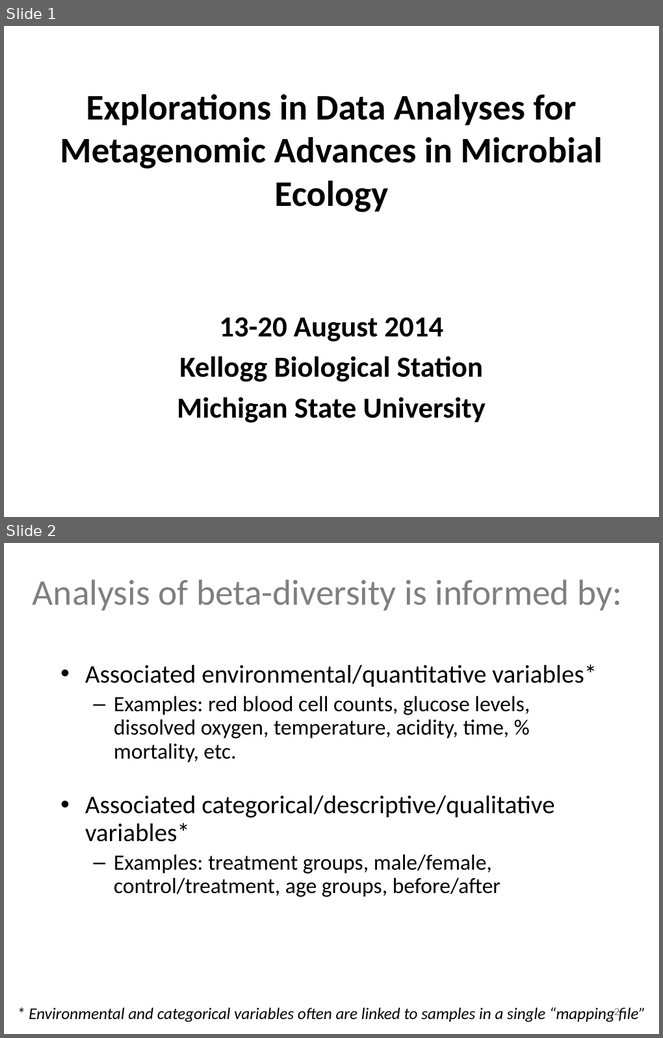
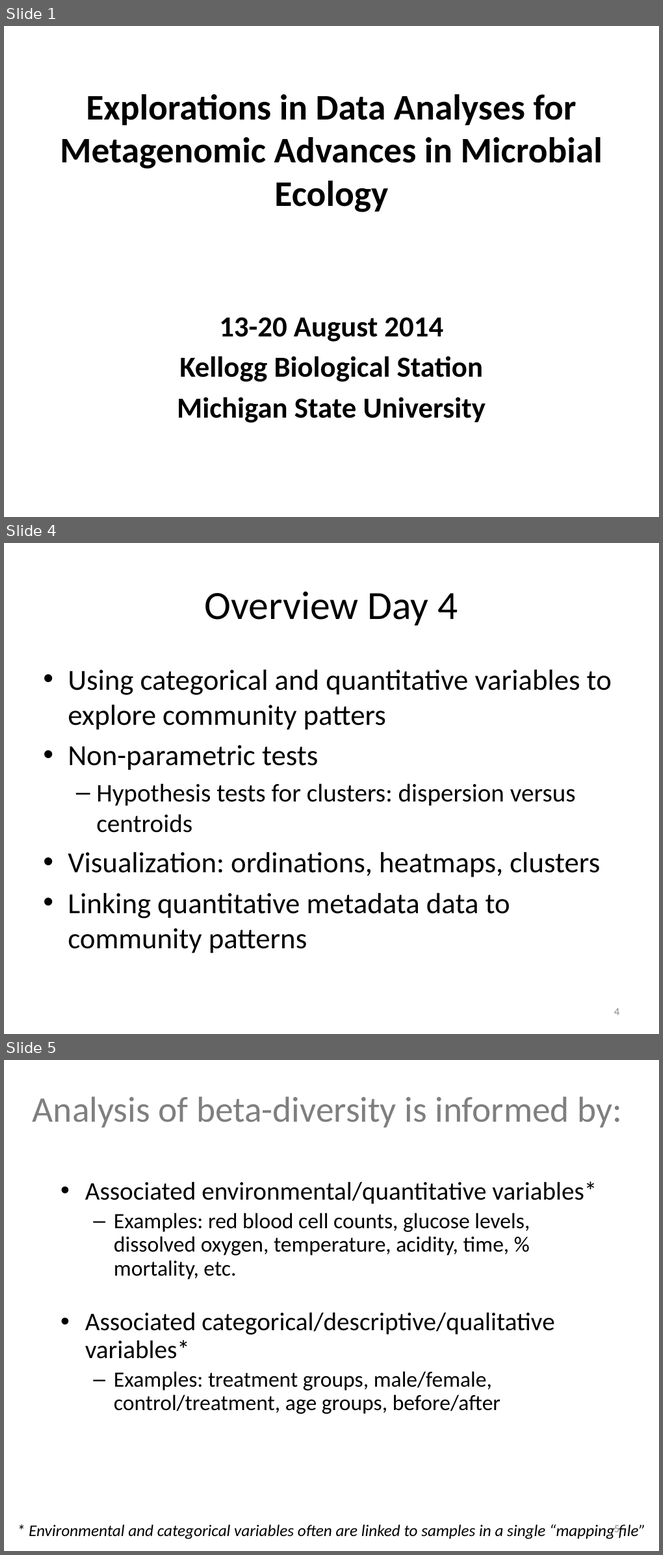
Before and after one commit to edamame-course/docs, a slide deck: extra/Presentations/2014-08-18-AM_Ashley_Lecture4.pptx. Shown one above the other, each under a label of ours: slides 1 and 2 before the commit, slides 1, 4 and 5 after it; the slides between them are not shown. The pictures are 663x1038 and 663x1555 pixels, drawn with LibreOffice and Linux fonts; fonts in the diff are those of the drawing; background and template pictures are left out. Boxes give left, top, right and bottom in pixels: in the first picture for what was removed or moved away, otherwise in the second. Text is boxed around its words. In the diff, an @@ line names an element or a change of style, - is before the commit and + after.

```diff
--- a/extra/Presentations/2014-08-18-AM_Ashley_Lecture4.pptx
+++ b/extra/Presentations/2014-08-18-AM_Ashley_Lecture4.pptx
@@ slide 4 added at (4,543,659,1034), background #FFFFFF @@
@@ title added at (205,591,458,626), 44 pt, text #000000 @@
+Overview Day 4
@@ text added at (68,670,612,954), 32 pt, text #000000 @@
+• Using categorical and quantitative variables to explore community patters
+• Non-parametric tests
+  – Hypothesis tests for clusters: dispersion versus centroids
+• Visualization: ordinations, heatmaps, clusters
+• Linking quantitative metadata data to community patterns
@@ page number added at (614,1008,620,1016), 12 pt, text #8C8C8C @@
+4
@@ what was slide 2 is now slide 5 @@
@@ page number at (614,1525,620,1533): text changed @@
-2
+5
```
Also in this commit, not shown: 2 slides changed, 8 other slides added, 1 other file.
